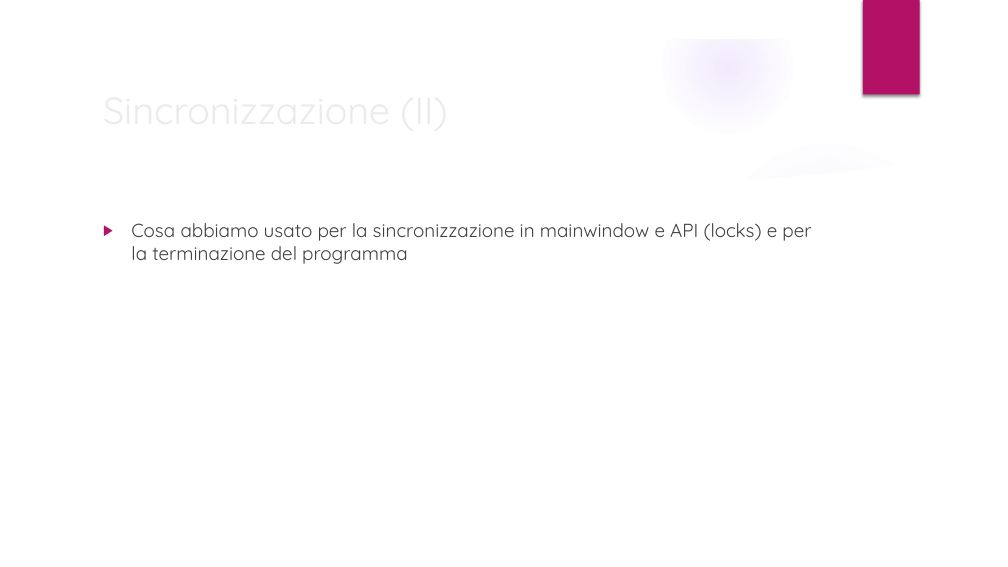
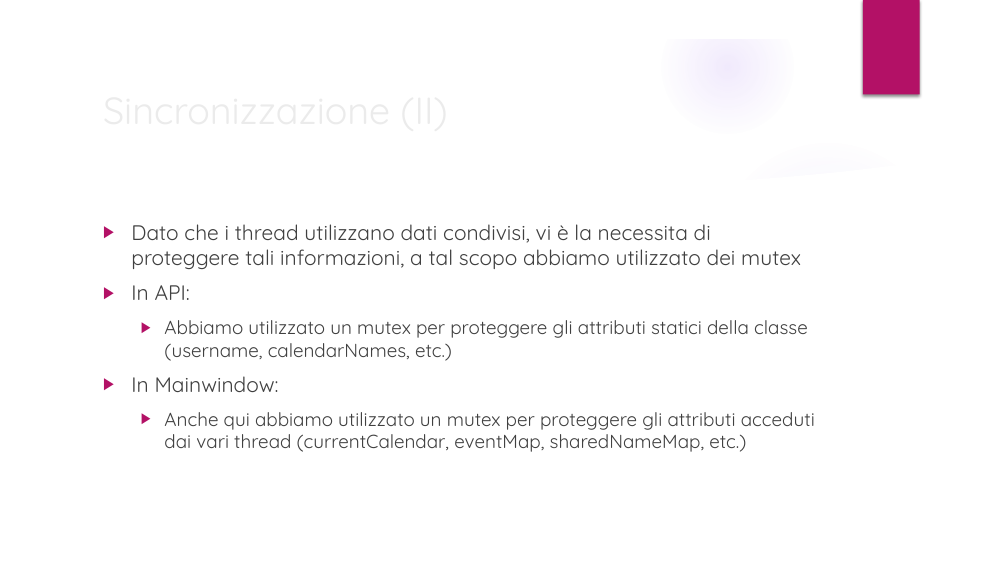
Before and after one commit to piccirilloth/Calendar-and-To-Do-list-CalDav, a slide deck: slide 13 of slides/presentazione.pptx (slide 11 before the commit). Drawn at 1008x567 pixels with LibreOffice and Linux fonts; fonts in the diff are those of the drawing; background and template pictures are left out. Boxes give left, top, right and bottom in pixels: in the first picture for what was removed or moved away, otherwise in the second. Text is boxed around its words. In the diff, an @@ line names an element or a change of style, - is before the commit and + after.

```diff
--- a/slides/presentazione.pptx
+++ b/slides/presentazione.pptx
@@ text at <box>131,224,815,452</box>: text changed @@
-▶ Cosa abbiamo usato per la sincronizzazione in mainwindow e API (locks) e per la terminazione del programma
+▶ Dato che i thread utilizzano dati condivisi, vi è la necessita di proteggere tali informazioni, a tal scopo abbiamo utilizzato dei mutex
+▶ In API:
+  ▶ Abbiamo utilizzato un mutex per proteggere gli attributi statici della classe (username, calendarNames, etc.)
+▶ In Mainwindow:
+  ▶ Anche qui abbiamo utilizzato un mutex per proteggere gli attributi acceduti dai vari thread (currentCalendar, eventMap, sharedNameMap, etc.)
```
Also in this commit, not shown: 10 other slides changed, 2 slides added.
